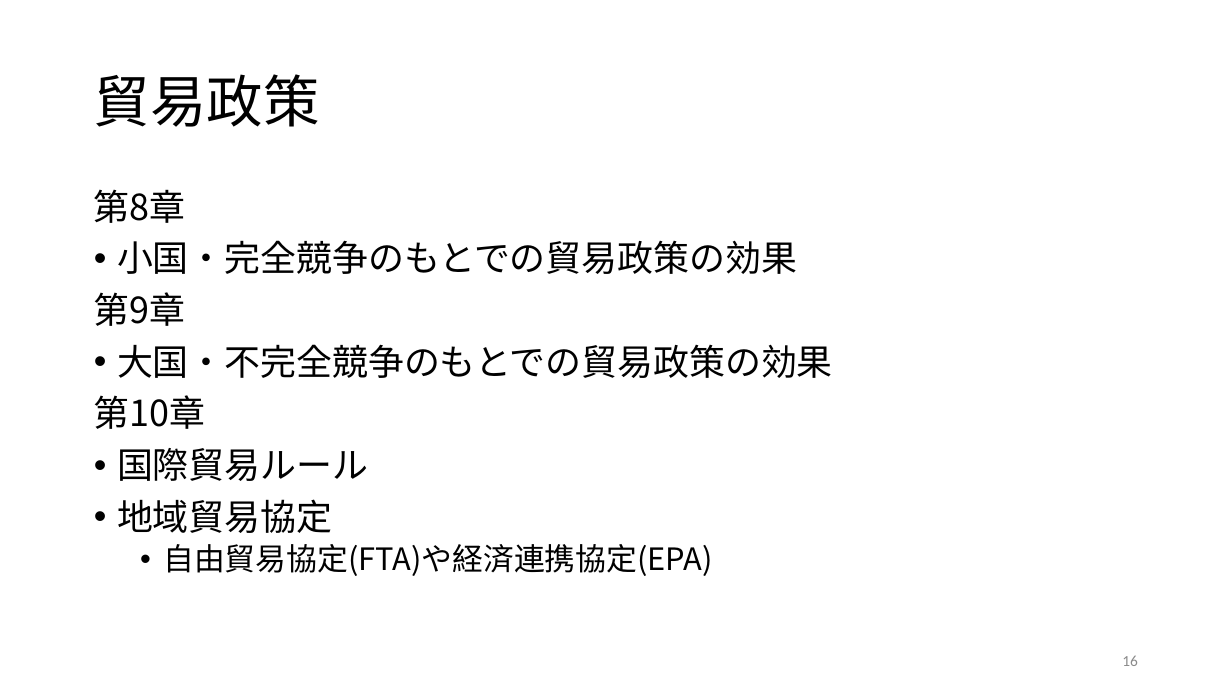
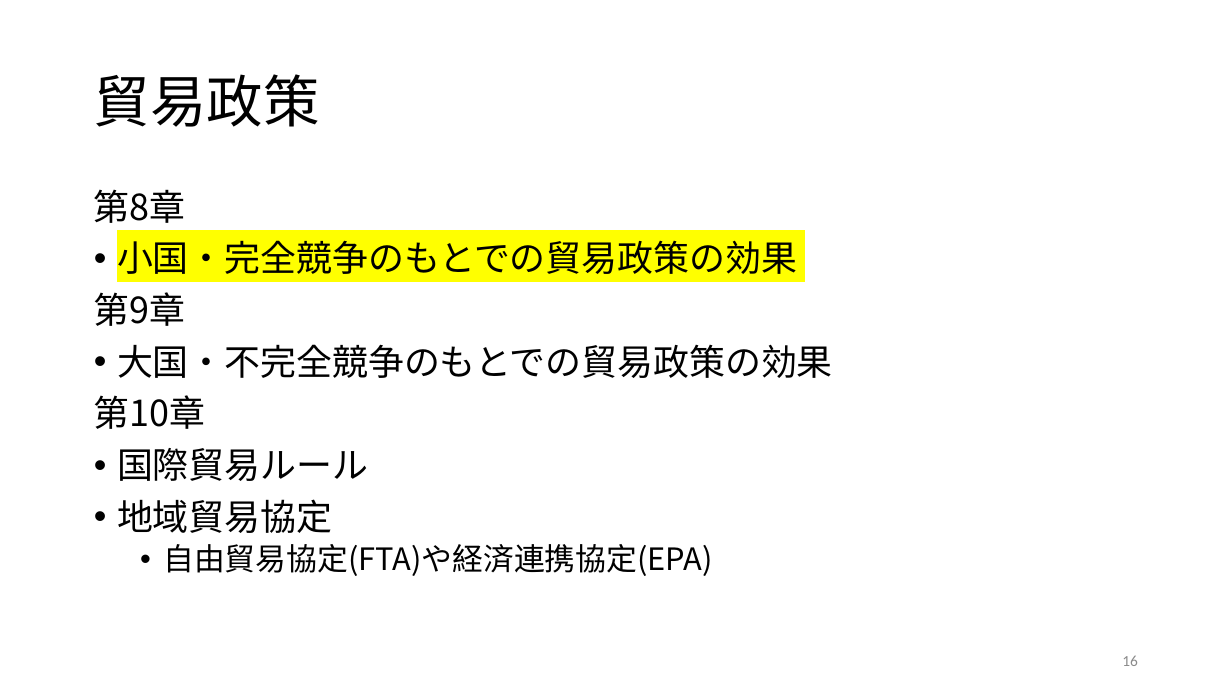
Before and after one commit to ayumu-tanaka/mof2025, a slide deck: slide 16 of slides/00国際経済学は社会にどう役立つか.pptx. Drawn at 1232x693 pixels with LibreOffice and Linux fonts; fonts in the diff are those of the drawing. Boxes give left, top, right and bottom in pixels: in the first picture for what was removed or moved away, otherwise in the second. Text is boxed around its words. In the diff, an @@ line names an element or a change of style, - is before the commit and + after.

```diff
--- a/slides/00国際経済学は社会にどう役立つか.pptx
+++ b/slides/00国際経済学は社会にどう役立つか.pptx
@@ text at (117,240,797,274): highlight none to #FFFF00 in "小国・完全競争のもとでの貿易政策の効果" @@
```
Also in this commit, not shown: 1 other slide changed, 5 other files.
